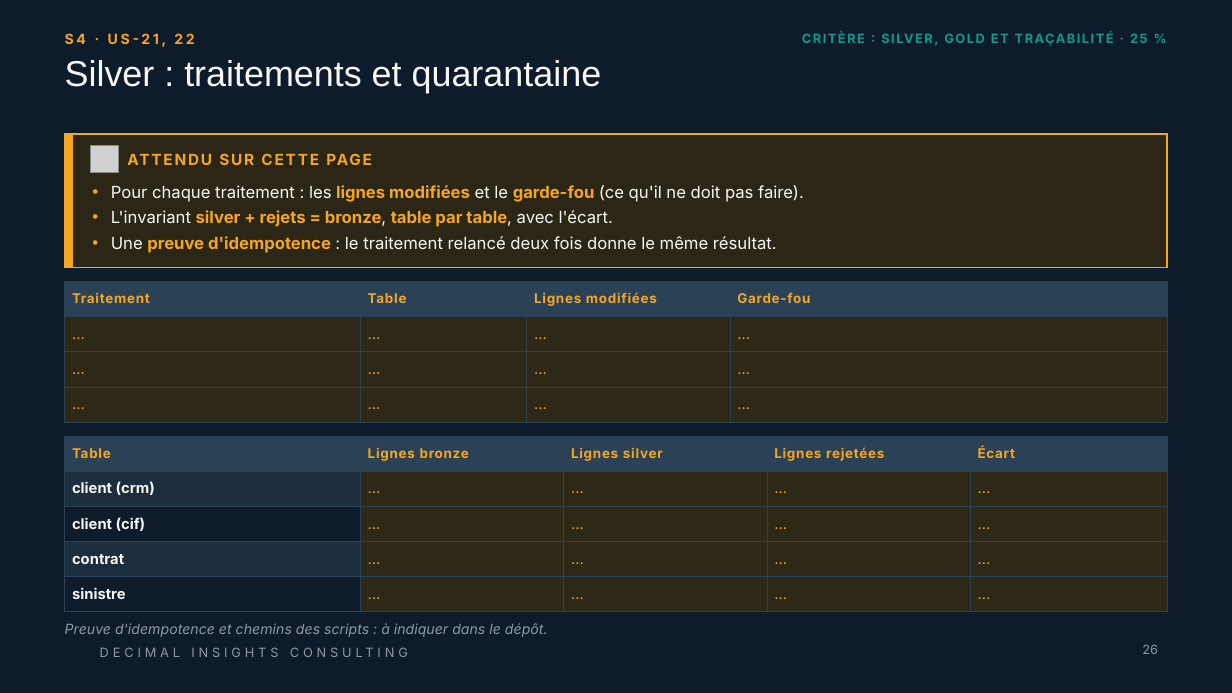
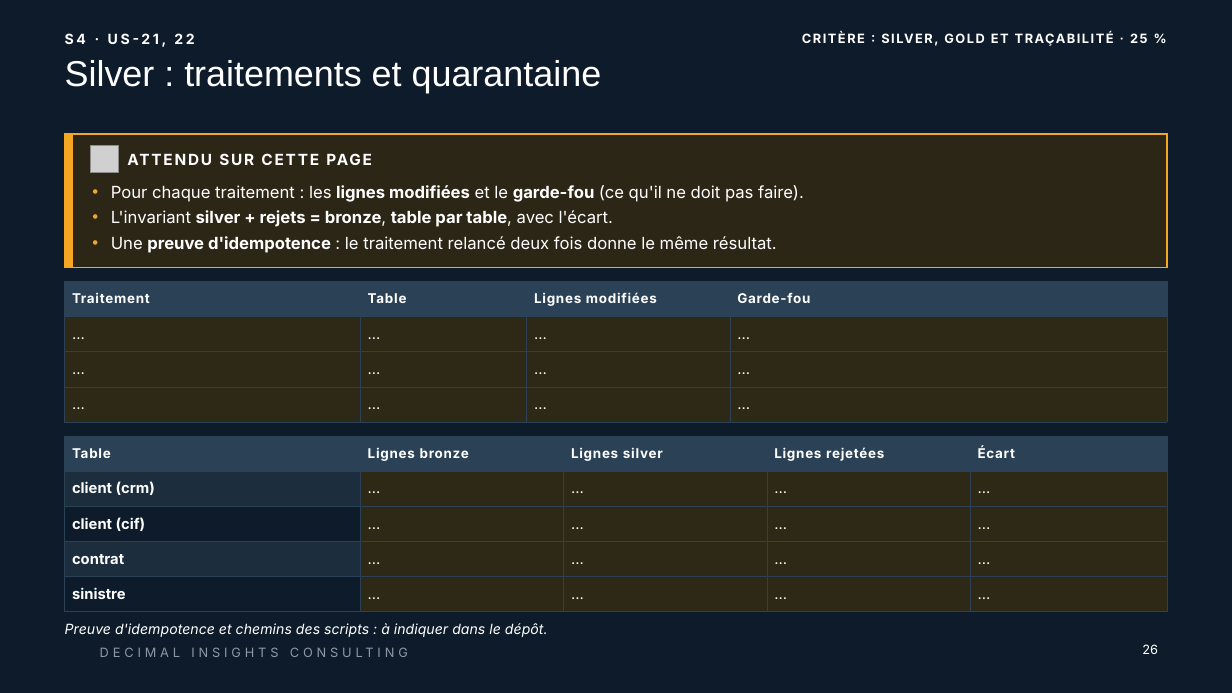
Before and after one commit to ruthabebeneg/td-qualite-g02, a slide deck: slide 26 of livrables/Livrable_Groupe_TD_AssurConnect.pptx. Drawn at 1232x693 pixels with LibreOffice and Linux fonts; fonts in the diff are those of the drawing; grey boxes stand for pictures; background and template pictures are left out. Boxes give left, top, right and bottom in pixels: in the first picture for what was removed or moved away, otherwise in the second. Text is boxed around its words. In the diff, an @@ line names an element or a change of style, - is before the commit and + after.

```diff
--- a/livrables/Livrable_Groupe_TD_AssurConnect.pptx
+++ b/livrables/Livrable_Groupe_TD_AssurConnect.pptx
@@ text "S4 · US-21, 22" at (x1=65, y1=33, x2=194, y2=47): text colour #F5A623 to #FFFFFF @@
@@ text "CRITÈRE : SILVER, GOLD ET ..." at (x1=705, y1=26, x2=1167, y2=50): text colour #0F9B8E to #FFFFFF @@
@@ text "ATTENDU SUR CETTE PAGE" at (x1=128, y1=146, x2=867, y2=172): text colour #F5A623 to #FFFFFF @@
@@ text "Pour chaque traitement : les ..." at (x1=111, y1=185, x2=804, y2=253): text colour #F7F6F2 to #FFFFFF in "Pour chaque traitement : les et le ...", "L'invariant bronze, table, avec l'écart.", "Une : le traitement relancé deux fois ..."; text colour #F5A623 to #FFFFFF in "lignes modifiées garde-fou", "silver + rejets = bronze, table par ...", "preuve d'idempotence" @@
@@ table at (x1=65, y1=282, x2=1167, y2=422) @@
@@ text colour #F5A623 to #FFFFFF @@
@@ table at (x1=65, y1=436, x2=1167, y2=612) @@
@@ text colour #F5A623 to #FFFFFF in "Table", "Lignes bronze", "Lignes silver", "Lignes rejetées" and 17 more places @@
@@ text colour #F7F6F2 to #FFFFFF in "client (crm)", "client (cif)", "contrat", "sinistre" @@
@@ text "Preuve d'idempotence et chemins des ..." at (x1=65, y1=623, x2=548, y2=637): text colour #8E99A4 to #FFFFFF @@
@@ page number at (x1=1142, y1=644, x2=1158, y2=654): text colour #8E99A4 to #FFFFFF @@
```
Also in this commit, not shown: 47 other slides changed, 2 slides added.
